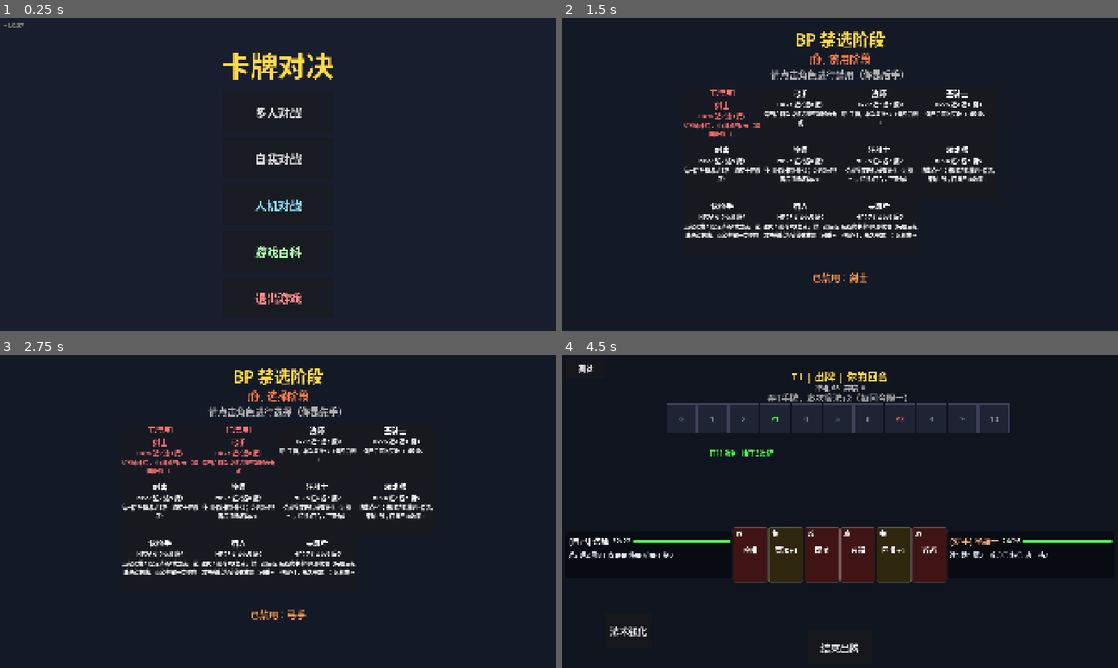
Above: before the commit, frames 1-4 (two rows, left to right).
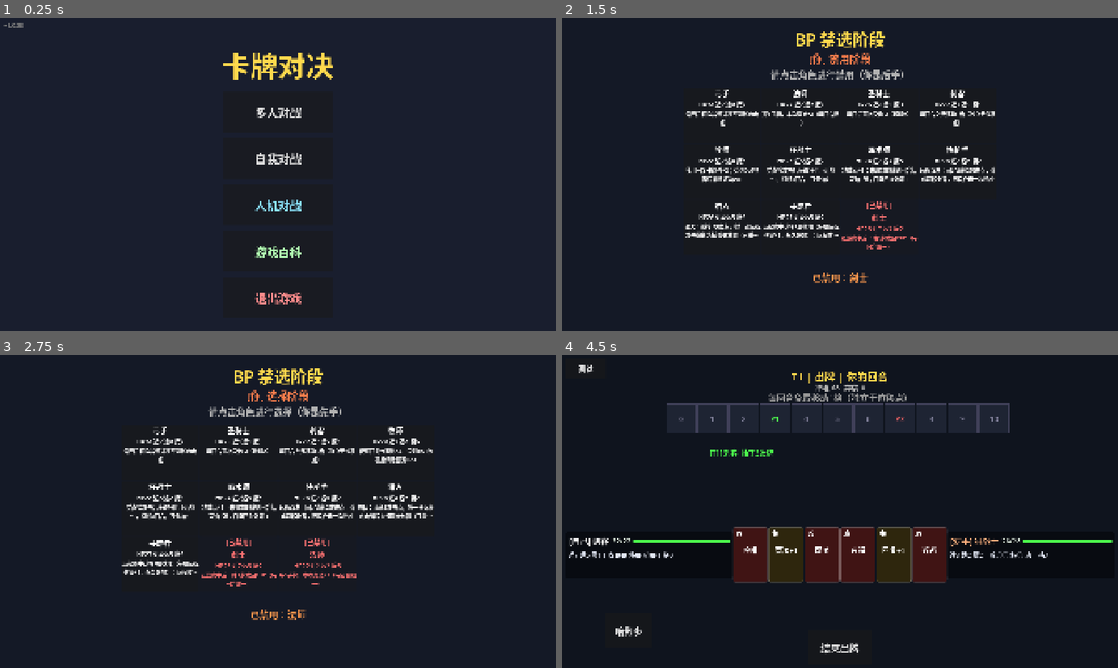
Above: after the commit, the same moments.

Repository: 41hu/card_duel
Game: Godot game, scene res://scenes/main_menu.tscn
The game is run twice, just before and just after one commit, with the same random seed, the same clock (stepped at 60 frames per second) and the same inputs.
Inputs (mouse positions are in pixels of both pictures, inside the frame that each line leads up to):
- Up to frame 1 (0.25 s): no input
- Up to frame 2 (1.5 s): click "自我对战" at 0.5 s; click (723, 115) at 1.25 s
- Up to frame 3 (2.75 s): click (239, 452) at 2.02 s
- Up to frame 4 (4.5 s): click (878, 452) at 2.77 s; click (956, 452) at 3.52 s; click (589, 542) at 4.25 s, where only the run before the commit has a clickable "[自己] 法师"

The runs differ from the first frame. In frame 1, less than 0.1% of the frame differs, in the area x 3-5%, y 1-4%; in frame 2, 4.7%; in frame 3, 5.5%, in the area x 21-79%, y 22-85%; in frame 4, 0.8%.

Commit message:
BP界面数据驱动+服务器版本比对: bump 1.0.38
- BP角色按钮改为服务器数据驱动(available+banned+picked并集), 杜绝新角色无法BP
- 服务器版本下发(bp_state.server_version), 版本不一致/角色缺失时明确提示
- 容错: 未知角色数据跳过不崩溃, picked_chars占位空串过滤

Co-Authored-By: Claude Opus 4.8 <noreply@anthropic.com>

Diff:
--- a/scripts/core/bp_system.gd
+++ b/scripts/core/bp_system.gd
@@ -2,6 +2,7 @@
 extends RefCounted
 
 const BP_TIME = 30
+const VERSION_SCRIPT = preload("res://scripts/version.gd")
 
 var match_ref
 var bp_phase: String = ""
@@ -38,6 +39,8 @@
 		picked_chars = picked_chars.duplicate(),
 		available_chars = available_chars.duplicate(),
 		bp_time_left = left,
+		# 下发运行方版本：联机=服务器版本，本地=客户端版本。客户端比对以识别服务器未部署新角色
+		server_version = VERSION_SCRIPT.VERSION,
 	}
 
 func execute_action(player_idx: int, action: String, char_id: String) -> bool:
--- a/scripts/ui/bp_ui.gd
+++ b/scripts/ui/bp_ui.gd
@@ -1,5 +1,11 @@
 # bp_ui.gd — BP禁选界面
+# 角色按钮完全由服务器下发的 bp_state 驱动（available+banned+picked 并集），
+# 本地 CHARACTER_IDS 仅在没有 bp_state 时兜底。
+# 杜绝"新角色无法 BP"：服务器未部署新角色时，按钮不显示该角色并提示服务器版本过低，
+# 而不是显示一个永远禁用的按钮。
 extends Control
+
+const VERSION_SCRIPT = preload("res://scripts/version.gd")
 
 @onready var phase_label = $PhaseLabel
 @onready var turn_label = $TurnLabel
@@ -21,18 +27,59 @@
 	_is_local = (LocalGame.game != null)
 	# 触摸友好的滚动条宽度
 	char_grid.get_parent().get_v_scroll_bar().custom_minimum_size = Vector2(24, 0)
-	_create_char_buttons()
+	# 先按本地角色兜底建按钮（无缓存时也能显示），收到 bp_state 后按服务器集合校正
+	_create_char_buttons(Config.CHARACTER_IDS)
 	_n().bp_state_updated.connect(_on_bp_state)
 	_n().state_updated.connect(_on_game_state)
 	var cached = _n().bp_state_cache
 	if not cached.is_empty():
 		_on_bp_state(cached); _n().bp_state_cache = {}
 
-func _create_char_buttons():
-	var ids = Config.CHARACTER_IDS
+# 服务器 bp_state 中的角色集合（available + banned + picked 并集，按本地顺序优先）
+func _server_char_ids() -> Array:
+	var sv := []
+	var seen := {}
+	for cid in _bp_state.get("available_chars", []) + _bp_state.get("banned_chars", []) + _bp_state.get("picked_chars", []):
+		if str(cid) == "": continue  # picked_chars 初始占位空串，不是角色
+		if not seen.has(cid):
+			seen[cid] = true
+			sv.append(cid)
+	return sv
+
+# 本地配置有而服务器 bp_state 没有的角色（服务器未部署新角色数据）
+func _missing_chars() -> Array:
+	var sv := {}
+	for cid in _server_char_ids(): sv[cid] = true
+	var missing := []
+	for cid in Config.CHARACTER_IDS:
+		if not sv.has(cid):
+			missing.append(Config.char_name(cid))
+	return missing
+
+# 服务器角色集合变化时重建按钮（新增角色/服务器版本变化）
+func _sync_char_buttons():
+	var ids = _server_char_ids()
+	if ids.is_empty(): return  # 还没收到服务器数据，保持兜底按钮
+	var same = ids.size() == _char_buttons.size()
+	if same:
+		for i in range(ids.size()):
+			if ids[i] != _char_buttons[i].get_meta("char_id"):
+				same = false
+				break
+	if same: return
+	for b in _char_buttons:
+		b.queue_free()
+	_char_buttons.clear()
+	_create_char_buttons(ids)
+
+func _create_char_buttons(ids: Array):
 	char_grid.columns = ceil(sqrt(ids.size()))
 	for i in range(ids.size()):
 		var char_id = ids[i]
+		# 数据驱动容错：服务器数据含未知角色时跳过而非崩溃（并打印便于定位）
+		if not Config.CHARACTER_DB.has(char_id):
+			push_warning("[BP] 跳过未知角色数据: %s" % str(char_id))
+			continue
 		var cd = Config.CHARACTER_DB[char_id]
 		var btn = Button.new()
 		btn.name = "CharBtn_%s" % char_id
@@ -88,10 +135,22 @@
 
 func _on_bp_state(data: Dictionary):
 	_bp_state = data; _player_index = Network.player_index
+	_sync_char_buttons()
 	var t = _bp_state.get("bp_time_left", -1)
 	if t > 0: _bp_timer = t; _bp_timer_acc = 0.0
 	else: _bp_timer = -1
 	_update_ui()
+	_check_version()
+
+# 服务器版本/角色缺失提示：联机时服务器旧代码 → 明确告知，避免"按钮在却点不了"
+func _check_version():
+	var sv: String = _bp_state.get("server_version", "")
+	if sv != "" and sv != VERSION_SCRIPT.VERSION:
+		status_label.text = "服务器版本 v%s ≠ 客户端 v%s（新角色可能不可用，请联系管理员部署服务器）" % [sv, VERSION_SCRIPT.VERSION]
+		return
+	var missing = _missing_chars()
+	if missing.size() > 0:
+		status_label.text = "服务器未包含角色：%s（服务器版本过低，请联系管理员部署）" % "、".join(missing)
 
 func _process(delta):
 	if _bp_timer <= 0: return
--- a/scripts/version.gd
+++ b/scripts/version.gd
@@ -1,2 +1,2 @@
 # version.gd — 版本信息（必须用 .gd 文件，Godot 导出保证包含脚本）
-const VERSION = "1.0.37"
+const VERSION = "1.0.38"
